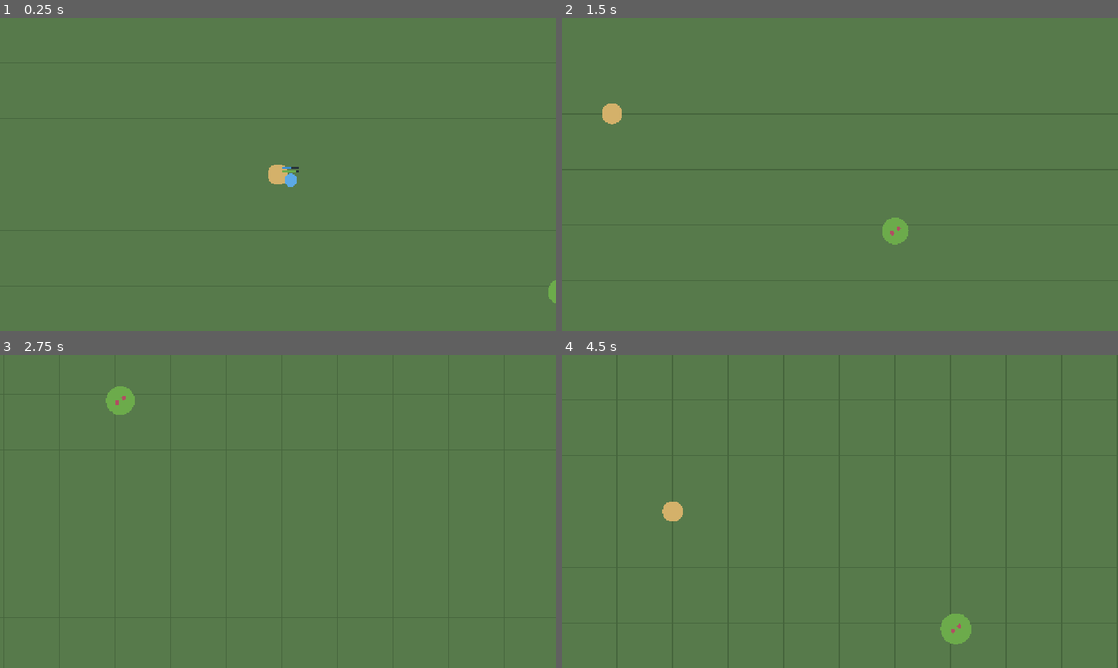
Above: before the commit, frames 1-4 (two rows, left to right).
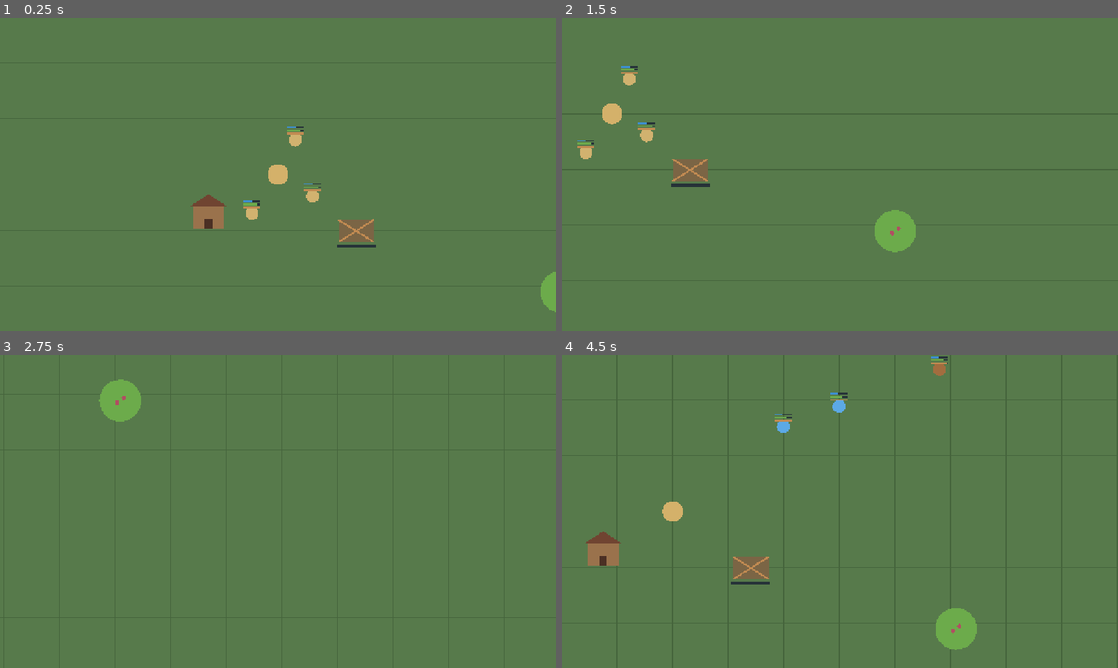
Above: after the commit, the same moments.

Repository: antoniobadalamenti5-dev/GodGame
Game: Godot game, scene res://scenes/game.tscn
Same seed, same stepped clock (60 frames per second), same inputs: the game is played once before the commit and once after it. The project has no main scene, so this scene is started directly.
Inputs:
- Up to frame 1 (0.25 s): no input
- Up to frame 2 (1.5 s): hold Right (ui_right) 0.53-1.28 s; hold Down (ui_down) from 1.28 s (still down)
- Up to frame 3 (2.75 s): release Down (ui_down) at 2.03 s; hold Right (ui_right) from 2.03 s (still down)
- Up to frame 4 (4.5 s): release Right (ui_right) at 2.78 s; hold Up (ui_up) 2.78-3.53 s; hold Left (ui_left) from 3.53 s (still down)

The runs differ from the first frame. In frame 1, 1.7% of the frame differs, in the area x 34-100%, y 34-94%; in frame 2, 1.3%; in frame 3, 0.4%; in frame 4, 1.8%, in the area x 4-75%, y 0-95%.

Commit message:
Houses and building

Diff:
--- a/scenes/game.tscn
+++ b/scenes/game.tscn
@@ -5,7 +5,11 @@
 [ext_resource type="Script" uid="uid://bgadpgulpyhwk" path="res://scripts/world.gd" id="3_lnu2h"]
 [ext_resource type="Script" uid="uid://dmx1lwi7jjpre" path="res://scripts/resources/water_source.gd" id="4_lbhrr"]
 [ext_resource type="Script" uid="uid://co1eay41yjw3b" path="res://scripts/resources/berry_bush.gd" id="5_iywne"]
+[ext_resource type="Script" uid="uid://b546aqvta1i51" path="res://scripts/resources/tree.gd" id="6_0tnpc"]
+[ext_resource type="Script" uid="uid://de8csh7w5yo0p" path="res://scripts/city.gd" id="6_gee14"]
 [ext_resource type="Script" uid="uid://ckuqflq8x5qgi" path="res://scripts/citizen.gd" id="6_p57ef"]
+[ext_resource type="Script" uid="uid://b1ce46hhujlg8" path="res://scripts/house.gd" id="7_u5sy4"]
+[ext_resource type="Script" uid="uid://d3ko3ptij52fw" path="res://scripts/construction_site.gd" id="10_vtaks"]
 
 [node name="Game" type="Node2D" unique_id=21683081]
 script = ExtResource("1_uwrxv")
@@ -28,14 +32,54 @@
 position = Vector2(2700, 1550)
 script = ExtResource("5_iywne")
 
+[node name="Tree" type="Node2D" parent="World/Resources" unique_id=63316338]
+position = Vector2(2900, 850)
+script = ExtResource("6_0tnpc")
+
 [node name="City" type="Node2D" parent="World" unique_id=992664893]
 position = Vector2(2048, 1280)
+script = ExtResource("6_gee14")
 
 [node name="Citizens" type="Node2D" parent="World/City" unique_id=1003287406]
 
-[node name="Citizen" type="Node2D" parent="World/City/Citizens" unique_id=1316191028 node_paths=PackedStringArray("water_source", "berry_bush", "time_system")]
+[node name="Citizen" type="Node2D" parent="World/City/Citizens" unique_id=1316191028 node_paths=PackedStringArray("water_source", "berry_bush", "tree", "construction_site", "time_system")]
 position = Vector2(80, 50)
 script = ExtResource("6_p57ef")
 water_source = NodePath("../../../Resources/WaterSource")
 berry_bush = NodePath("../../../Resources/BerryBush")
+tree = NodePath("../../../Resources/Tree")
+construction_site = NodePath("../../ConstructionSites/HouseConstructionSite")
 time_system = NodePath("../../../../TimeSystem")
+
+[node name="Citizen2" type="Node2D" parent="World/City/Citizens" unique_id=44642831 node_paths=PackedStringArray("water_source", "berry_bush", "tree", "construction_site", "time_system")]
+position = Vector2(-60, 90)
+script = ExtResource("6_p57ef")
+water_source = NodePath("../../../Resources/WaterSource")
+berry_bush = NodePath("../../../Resources/BerryBush")
+tree = NodePath("../../../Resources/Tree")
+construction_site = NodePath("../../ConstructionSites/HouseConstructionSite")
+time_system = NodePath("../../../../TimeSystem")
+
+[node name="Citizen3" type="Node2D" parent="World/City/Citizens" unique_id=629208494 node_paths=PackedStringArray("water_source", "berry_bush", "tree", "construction_site", "time_system")]
+position = Vector2(40, -80)
+script = ExtResource("6_p57ef")
+water_source = NodePath("../../../Resources/WaterSource")
+berry_bush = NodePath("../../../Resources/BerryBush")
+tree = NodePath("../../../Resources/Tree")
+construction_site = NodePath("../../ConstructionSites/HouseConstructionSite")
+time_system = NodePath("../../../../TimeSystem")
+thirst_loss_per_day = 1.0
+hunger_loss_per_day = 2.0
+shelter_loss_per_day = 4.0
+
+[node name="Houses" type="Node2D" parent="World/City" unique_id=1814713734]
+
+[node name="House" type="Node2D" parent="World/City/Houses" unique_id=1925180615]
+position = Vector2(-160, 100)
+script = ExtResource("7_u5sy4")
+
+[node name="ConstructionSites" type="Node2D" parent="World/City" unique_id=1475186929]
+
+[node name="HouseConstructionSite" type="Node2D" parent="World/City/ConstructionSites" unique_id=2136133286]
+position = Vector2(180, 130)
+script = ExtResource("10_vtaks")
--- a/scripts/citizen.gd
+++ b/scripts/citizen.gd
@@ -5,24 +5,35 @@
 	IDLE,
 	GOING_TO_WATER,
 	GOING_TO_FOOD,
+	GOING_TO_TREE,
+	GOING_TO_CONSTRUCTION_SITE,
 }
 
-const NEED_ACTION_THRESHOLD := 70.0
+@export var need_action_threshold := 45.0
+const WOOD_PER_TRIP := 20.0
 
 @export var water_source: WaterSource
 @export var berry_bush: BerryBush
+@export var tree: Tree_class
+@export var construction_site: ConstructionSite
 @export var time_system: TimeSystem
 @export var move_speed := 250.0
 @export var thirst_loss_per_day := 3.0
 @export var hunger_loss_per_day := 5.0
+@export var shelter_loss_per_day := 8.0
+@export var shelter_recovery_per_day := 12.0
 
 var thirst := 50.0
 var hunger := 80.0
+var shelter := 100.0
+var is_housed := false
+var carried_wood := 0.0
 var activity: int = Activity.IDLE
 var target: Node2D
 
 
 func _ready() -> void:
+	z_index = 2
 	time_system.day_passed.connect(_on_day_passed)
 	choose_next_action()
 	queue_redraw()
@@ -44,22 +55,41 @@
 func _on_day_passed(_day_number: int) -> void:
 	thirst = maxf(thirst - thirst_loss_per_day, 0.0)
 	hunger = maxf(hunger - hunger_loss_per_day, 0.0)
+
+	if is_housed:
+		shelter = minf(shelter + shelter_recovery_per_day, 100.0)
+	else:
+		shelter = maxf(shelter - shelter_loss_per_day, 0.0)
+
 	choose_next_action()
 	queue_redraw()
 
 
 func choose_next_action() -> void:
-	if thirst <= hunger and thirst < NEED_ACTION_THRESHOLD:
+	if thirst <= hunger and thirst < need_action_threshold:
 		activity = Activity.GOING_TO_WATER
 		target = water_source
 		print("Il cittadino cerca acqua.")
-	elif hunger < NEED_ACTION_THRESHOLD:
+	elif hunger < need_action_threshold:
 		activity = Activity.GOING_TO_FOOD
 		target = berry_bush
 		print("Il cittadino cerca cibo.")
+	elif construction_site != null and construction_site.is_active and not construction_site.is_completed:
+		start_construction_work()
 	else:
 		activity = Activity.IDLE
 		target = null
+
+
+func start_construction_work() -> void:
+	if carried_wood > 0.0:
+		activity = Activity.GOING_TO_CONSTRUCTION_SITE
+		target = construction_site
+		print("Il cittadino porta legno al cantiere.")
+	else:
+		activity = Activity.GOING_TO_TREE
+		target = tree
+		print("Il cittadino cerca legno.")
 
 
 func complete_current_action() -> void:
@@ -67,12 +97,39 @@
 		thirst = minf(thirst + water_source.take_water(35.0), 100.0)
 		print("Il cittadino ha bevuto. Sete: ", thirst)
 
-	if activity == Activity.GOING_TO_FOOD:
+	elif activity == Activity.GOING_TO_FOOD:
 		hunger = minf(hunger + berry_bush.take_food(30.0), 100.0)
 		print("Il cittadino ha mangiato. Fame: ", hunger)
 
+	elif activity == Activity.GOING_TO_TREE:
+		carried_wood = tree.take_wood(WOOD_PER_TRIP)
+
+		if carried_wood > 0.0:
+			activity = Activity.GOING_TO_CONSTRUCTION_SITE
+			target = construction_site
+			print("Il cittadino trasporta ", carried_wood, " legno.")
+			queue_redraw()
+			return
+
+	elif activity == Activity.GOING_TO_CONSTRUCTION_SITE:
+		carried_wood -= construction_site.deliver_wood(carried_wood)
+		print("Il cittadino consegna legno al cantiere.")
+
+		if construction_site.is_completed:
+			carried_wood = 0.0
+			print("Il cantiere ha abbastanza legno.")
+		else:
+			start_construction_work()
+			queue_redraw()
+			return
+
 	activity = Activity.IDLE
 	target = null
+	queue_redraw()
+
+
+func set_housed(value: bool) -> void:
+	is_housed = value
 	queue_redraw()
 
 
@@ -83,14 +140,25 @@
 		body_color = Color("#5ca9e6")
 	elif activity == Activity.GOING_TO_FOOD:
 		body_color = Color("#81b85a")
+	elif activity == Activity.GOING_TO_TREE:
+		body_color = Color("#a26d3f")
+	elif activity == Activity.GOING_TO_CONSTRUCTION_SITE:
+		body_color = Color("#cf9c54")
 
 	draw_circle(Vector2.ZERO, 15.0, body_color)
 
+	if carried_wood > 0.0:
+		draw_circle(Vector2(18, 0), 7.0, Color("#704831"))
+
 	var thirst_ratio: float = thirst / 100.0
 	var hunger_ratio: float = hunger / 100.0
+	var shelter_ratio: float = shelter / 100.0
 
 	draw_rect(Rect2(-20, -30, 40, 4), Color("#263238"))
 	draw_rect(Rect2(-20, -30, 40 * thirst_ratio, 4), Color("#3d8fd1"))
 
 	draw_rect(Rect2(-20, -23, 40, 4), Color("#263238"))
 	draw_rect(Rect2(-20, -23, 40 * hunger_ratio, 4), Color("#6cab4b"))
+
+	draw_rect(Rect2(-20, -16, 40, 4), Color("#263238"))
+	draw_rect(Rect2(-20, -16, 40 * shelter_ratio, 4), Color("#c28b52"))
--- /dev/null
+++ b/scripts/city.gd
@@ -0,0 +1,71 @@
+class_name City
+extends Node2D
+
+signal housing_shortage(homeless_citizens: int)
+
+@onready var citizens: Node2D = $Citizens
+@onready var houses: Node2D = $Houses
+@onready var construction_sites: Node2D = $ConstructionSites
+
+
+func _ready() -> void:
+	for child in construction_sites.get_children():
+		if child is ConstructionSite:
+			child.construction_completed.connect(
+				_on_construction_completed.bind(child)
+			)
+
+	evaluate_housing()
+
+
+func advance_day(_day_number: int) -> void:
+	evaluate_housing()
+
+
+func evaluate_housing() -> void:
+	var remaining_capacity: int = get_total_housing_capacity()
+	var homeless_citizens: int = 0
+
+	for child in citizens.get_children():
+		if child is Citizen:
+			var has_home: bool = remaining_capacity > 0
+			child.set_housed(has_home)
+
+			if has_home:
+				remaining_capacity -= 1
+			else:
+				homeless_citizens += 1
+
+	if homeless_citizens > 0:
+		housing_shortage.emit(homeless_citizens)
+		print("Carenza abitativa: ", homeless_citizens, " cittadino/i senza casa.")
+
+		start_housing_project()
+
+
+func get_total_housing_capacity() -> int:
+	var total_capacity: int = 0
+
+	for child in houses.get_children():
+		if child is House:
+			total_capacity += child.capacity
+
+	return total_capacity
+
+func start_housing_project() -> void:
+	for child in construction_sites.get_children():
+		if child is ConstructionSite:
+			if not child.is_active and not child.is_completed:
+				child.activate()
+				print("La città avvia un cantiere per una nuova casa.")
+				return
+
+func _on_construction_completed(site: ConstructionSite) -> void:
+	var new_house: House = House.new()
+	new_house.position = site.position
+
+	houses.add_child(new_house)
+	site.queue_free()
+
+	print("Una nuova casa è stata completata.")
+	evaluate_housing()
--- /dev/null
+++ b/scripts/construction_site.gd
@@ -0,0 +1,53 @@
+class_name ConstructionSite
+extends Node2D
+
+signal construction_completed
+
+@export var required_wood := 60.0
+
+var delivered_wood := 0.0
+var is_active := false
+var is_completed := false
+
+
+func _ready() -> void:
+	visible = false
+	queue_redraw()
+
+
+func activate() -> void:
+	if is_active or is_completed:
+		return
+
+	is_active = true
+	visible = true
+	queue_redraw()
+
+
+func deliver_wood(requested_amount: float) -> float:
+	if not is_active or is_completed:
+		return 0.0
+
+	var remaining_wood: float = required_wood - delivered_wood
+	var accepted_amount: float = minf(requested_amount, remaining_wood)
+
+	delivered_wood += accepted_amount
+	print("Legno nel cantiere: ", delivered_wood, " / ", required_wood)
+	queue_redraw()
+
+	if delivered_wood >= required_wood:
+		is_completed = true
+		construction_completed.emit()
+
+	return accepted_amount
+
+
+func _draw() -> void:
+	var progress: float = delivered_wood / required_wood
+
+	draw_rect(Rect2(-40, -25, 80, 50), Color("#7b6545"))
+	draw_rect(Rect2(-45, 30, 90, 8), Color("#263238"))
+	draw_rect(Rect2(-45, 30, 90 * progress, 8), Color("#c28b52"))
+
+	draw_line(Vector2(-40, -25), Vector2(40, 25), Color("#c28b52"), 4.0)
+	draw_line(Vector2(40, -25), Vector2(-40, 25), Color("#c28b52"), 4.0)
--- a/scripts/game.gd
+++ b/scripts/game.gd
@@ -5,12 +5,14 @@
 @onready var camera: Camera2D = $Camera2D
 @onready var time_system = $TimeSystem
 @onready var world = $World
+@onready var city: City = $World/City
 
 func _ready() -> void:
 	camera.offset = Vector2.ZERO
 	camera.position = world.map_size / 2.0
 	time_system.day_passed.connect(_on_day_passed)
 	time_system.day_passed.connect(world.advance_day)
+	time_system.day_passed.connect(city.advance_day)
 	queue_redraw()
 
 
--- /dev/null
+++ b/scripts/house.gd
@@ -0,0 +1,21 @@
+class_name House
+extends Node2D
+
+@export var capacity: int = 2
+
+
+func _ready() -> void:
+	queue_redraw()
+
+
+func _draw() -> void:
+	draw_rect(Rect2(-35, -25, 70, 50), Color("#9a724c"))
+	draw_colored_polygon(
+		PackedVector2Array([
+			Vector2(-45, -25),
+			Vector2(0, -55),
+			Vector2(45, -25),
+		]),
+		Color("#704431")
+	)
+	draw_rect(Rect2(-8, 2, 16, 23), Color("#4b3024"))
--- a/scripts/resources/berry_bush.gd
+++ b/scripts/resources/berry_bush.gd
@@ -1,9 +1,9 @@
 class_name BerryBush
 extends Node2D
 
-@export var max_amount := 60.0
-@export var current_amount := 25.0
-@export var regeneration_per_day := 5.0
+@export var max_amount := 180.0
+@export var current_amount := 180.0
+@export var regeneration_per_day := 20.0
 
 
 func _ready() -> void:
--- /dev/null
+++ b/scripts/resources/tree.gd
@@ -0,0 +1,30 @@
+class_name Tree_class
+extends Node2D
+
+@export var max_wood := 80.0
+@export var current_wood := 80.0
+@export var regeneration_per_day := 2.0
+
+
+func _ready() -> void:
+	queue_redraw()
+
+
+func take_wood(requested_amount: float) -> float:
+	var taken_amount: float = minf(requested_amount, current_wood)
+	current_wood -= taken_amount
+	queue_redraw()
+	return taken_amount
+
+
+func advance_day() -> void:
+	current_wood = minf(current_wood + regeneration_per_day, max_wood)
+	queue_redraw()
+
+
+func _draw() -> void:
+	var fullness: float = current_wood / max_wood
+	var canopy_radius: float = 24.0 + 24.0 * fullness
+
+	draw_rect(Rect2(-8, 0, 16, 35), Color("#704831"))
+	draw_circle(Vector2(0, -15), canopy_radius, Color("#3e7d45"))
Not shown, added: scripts/city.gd.uid
Not shown, added: scripts/construction_site.gd.uid
Not shown, added: scripts/house.gd.uid
Not shown, added: scripts/resources/tree.gd.uid
